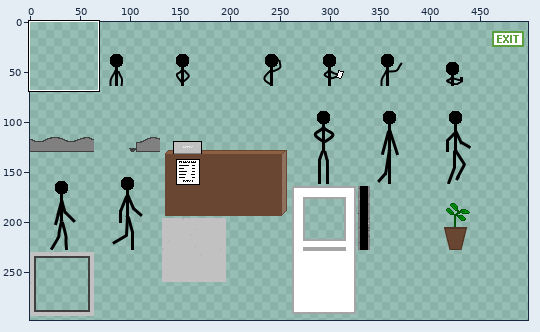
Two states of a sprite sheet, GMTK2024.Shared/Content/Background.png. Above: a wide view before the commit, with the close-up outlined.
Close-up. The starting point:
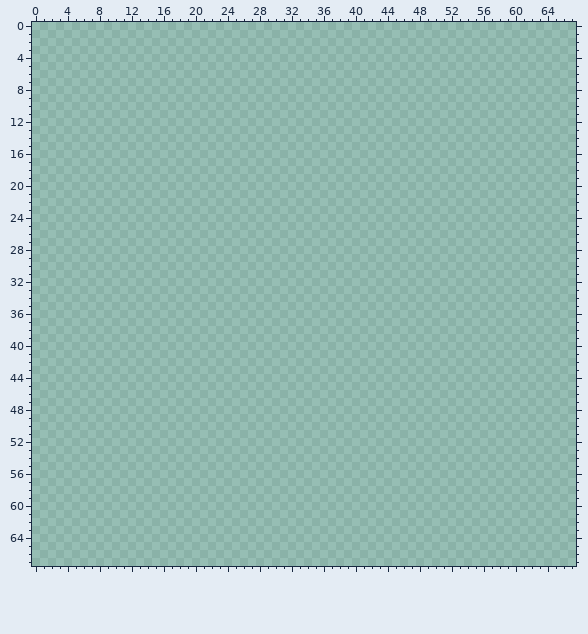
The file is 512x512 pixels. Pixels under 10% opacity are left out. Colours within 5 levels of each other are drawn and written as one. Shown: x 0..67, y 0..67. The old version is drawn lined up with the new one. The wide view leaves out empty margins.
And afterwards:
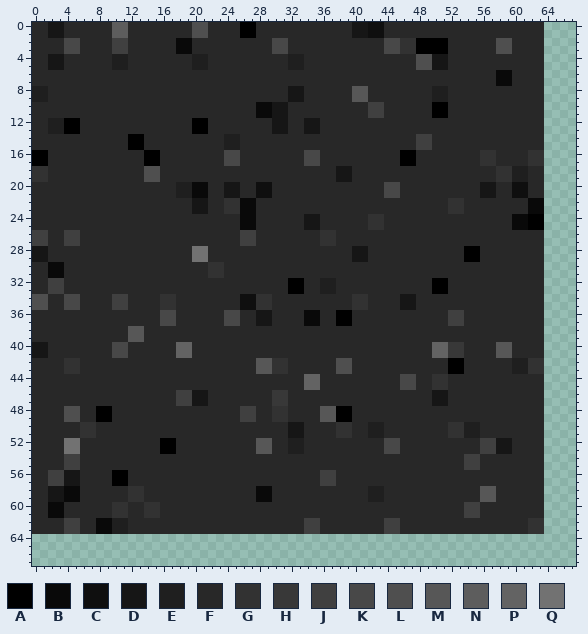
Palette (. is transparent): A #000000  B #090909  C #0f0f0f  D #161616  E #1f1f1f  F #282828  G #323232  H #383838  J #404040  K #484848  L #4f4f4f  M #575757  N #5d5d5d  P #636363  Q #727272
From old to new:
drawings rearranged on the sheet (the old picture shows each at its new place)
Changed rows in their new state; - is an unchanged pixel.
first column x 0:
 0 FFDDFFFFFFNNFFFFFFFFLLFFFFAAFFFFFFFFFFFFDDCCFFFFFFFFFFFFFFFFFFFF
 1 FFDDFFFFFFNNFFFFFFFFLLFFFFAAFFFFFFFFFFFFDDCCFFFFFFFFFFFFFFFFFFFF
 2 FFFFKKFFFFJJFFFFFFBBFFFFFFFFFFKKFFFFFFFFFFFFKKGGAAAAFFFFFFLLFFFF
 3 FFFFKKFFFFJJFFFFFFBBFFFFFFFFFFKKFFFFFFFFFFFFKKGGAAAAFFFFFFLLFFFF
 4 FFDDFFFFFFEEFFFFFFFFEEFFFFFFFFFFEEFFFFFFFFFFFFFFLLDDFFFFFFFFFFFF
 5 FFDDFFFFFFEEFFFFFFFFEEFFFFFFFFFFEEFFFFFFFFFFFFFFLLDDFFFFFFFFFFFF
 6 FFFFFFFFFFFFFFFFFFFFFFFFFFFFFFFFFFFFFFFFFFFFFFFFFFFFFFFFFFBBFFFF
 7 FFFFFFFFFFFFFFFFFFFFFFFFFFFFFFFFFFFFFFFFFFFFFFFFFFFFFFFFFFBBFFFF
 8 EEFFFFFFFFFFFFFFFFFFFFFFFFFFFFFFDDFFFFFFMMFFFFFFFFEEFFFFFFFFFFFF
 9 EEFFFFFFFFFFFFFFFFFFFFFFFFFFFFFFDDFFFFFFMMFFFFFFFFEEFFFFFFFFFFFF
10 FFFFFFFFFFFFFFFFFFFFFFFFFFFFBBDDFFFFFFFFFFJJFFFFFFAAFFFFFFFFFFFF
11 FFFFFFFFFFFFFFFFFFFFFFFFFFFFBBDDFFFFFFFFFFJJFFFFFFAAFFFFFFFFFFFF
12 FFEEAAFFFFFFFFFFFFFFAAFFFFFFFFDDFFDDFFFFFFFFFFFFFFFFFFFFFFFFFFFF
13 FFEEAAFFFFFFFFFFFFFFAAFFFFFFFFDDFFDDFFFFFFFFFFFFFFFFFFFFFFFFFFFF
14 FFFFFFFFFFFFAAFFFFFFFFFFEEFFFFFFFFFFFFFFFFFFFFFFJJFFFFFFFFFFFFFF
15 FFFFFFFFFFFFAAFFFFFFFFFFEEFFFFFFFFFFFFFFFFFFFFFFJJFFFFFFFFFFFFFF
16 AAFFFFFFFFFFFFAAFFFFFFFFKKFFFFFFFFKKFFFFFFFFFFAAFFFFFFFFGGFFFFGG
17 AAFFFFFFFFFFFFAAFFFFFFFFKKFFFFFFFFKKFFFFFFFFFFAAFFFFFFFFGGFFFFGG
18 GGFFFFFFFFFFFFLLFFFFFFFFFFFFFFFFFFFFFFDDFFFFFFFFFFFFFFFFFFGGEEFF
19 GGFFFFFFFFFFFFLLFFFFFFFFFFFFFFFFFFFFFFDDFFFFFFFFFFFFFFFFFFGGEEFF
20 FFFFFFFFFFFFFFFFFFEEBBFFDDFFCCFFFFFFFFFFFFFFKKFFFFFFFFFFDDFFCCFF
21 FFFFFFFFFFFFFFFFFFEEBBFFDDFFCCFFFFFFFFFFFFFFKKFFFFFFFFFFDDFFCCFF
22 FFFFFFFFFFFFFFFFFFFFDDFFGGBBFFFFFFFFFFFFFFFFFFFFFFFFGGFFFFFFFFBB
23 FFFFFFFFFFFFFFFFFFFFDDFFGGBBFFFFFFFFFFFFFFFFFFFFFFFFGGFFFFFFFFBB
24 FFFFFFFFFFFFFFFFFFFFFFFFFFBBFFFFFFDDFFFFFFGGFFFFFFFFFFFFFFFFBBAA
25 FFFFFFFFFFFFFFFFFFFFFFFFFFBBFFFFFFDDFFFFFFGGFFFFFFFFFFFFFFFFBBAA
26 JJFFJJFFFFFFFFFFFFFFFFFFFFJJFFFFFFFFGGFFFFFFFFFFFFFFFFFFFFFFFFFF
27 JJFFJJFFFFFFFFFFFFFFFFFFFFJJFFFFFFFFGGFFFFFFFFFFFFFFFFFFFFFFFFFF
28 DDFFFFFFFFFFFFFFFFFFQQFFFFFFFFFFFFFFFFFFDDFFFFFFFFFFFFAAFFFFFFFF
29 DDFFFFFFFFFFFFFFFFFFQQFFFFFFFFFFFFFFFFFFDDFFFFFFFFFFFFAAFFFFFFFF
30 FFBBFFFFFFFFFFFFFFFFFFGGFFFFFFFFFFFFFFFFFFFFFFFFFFFFFFFFFFFFFFFF
31 FFBBFFFFFFFFFFFFFFFFFFGGFFFFFFFFFFFFFFFFFFFFFFFFFFFFFFFFFFFFFFFF
32 FFJJFFFFFFFFFFFFFFFFFFFFFFFFFFFFAAFFEEFFFFFFFFFFFFAAFFFFFFFFFFFF
33 FFJJFFFFFFFFFFFFFFFFFFFFFFFFFFFFAAFFEEFFFFFFFFFFFFAAFFFFFFFFFFFF
34 LLFFKKFFFFJJFFFFGGFFFFFFFFCCGGFFFFFFFFFFGGFFFFDDFFFFFFFFFFFFFFFF
35 LLFFKKFFFFJJFFFFGGFFFFFFFFCCGGFFFFFFFFFFGGFFFFDDFFFFFFFFFFFFFFFF
36 FFFFFFFFFFFFFFFFKKFFFFFFKKFFDDFFFFBBFFAAFFFFFFFFFFFFJJFFFFFFFFFF
37 FFFFFFFFFFFFFFFFKKFFFFFFKKFFDDFFFFBBFFAAFFFFFFFFFFFFJJFFFFFFFFFF
38 FFFFFFFFFFFFMMFFFFFFFFFFFFFFFFFFFFFFFFFFFFFFFFFFFFFFFFFFFFFFFFFF
39 FFFFFFFFFFFFMMFFFFFFFFFFFFFFFFFFFFFFFFFFFFFFFFFFFFFFFFFFFFFFFFFF
40 DDFFFFFFFFKKFFFFFFPPFFFFFFFFFFFFFFFFFFFFFFFFFFFFFFPPHHFFFFMMFFFF
41 DDFFFFFFFFKKFFFFFFPPFFFFFFFFFFFFFFFFFFFFFFFFFFFFFFPPHHFFFFMMFFFF
42 FFFFGGFFFFFFFFFFFFFFFFFFFFFFMMGGFFFFFFLLFFFFFFFFFFFFAAFFFFFFEEGG
43 FFFFGGFFFFFFFFFFFFFFFFFFFFFFMMGGFFFFFFLLFFFFFFFFFFFFAAFFFFFFEEGG
44 FFFFFFFFFFFFFFFFFFFFFFFFFFFFFFFFFFPPFFFFFFFFFFKKFFGGFFFFFFFFFFFF
45 FFFFFFFFFFFFFFFFFFFFFFFFFFFFFFFFFFPPFFFFFFFFFFKKFFGGFFFFFFFFFFFF
46 FFFFFFFFFFFFFFFFFFJJDDFFFFFFFFHHFFFFFFFFFFFFFFFFFFDDFFFFFFFFFFFF
47 FFFFFFFFFFFFFFFFFFJJDDFFFFFFFFHHFFFFFFFFFFFFFFFFFFDDFFFFFFFFFFFF
48 FFFFLLFFAAFFFFFFFFFFFFFFFFJJFFGGFFFFMMAAFFFFFFFFFFFFFFFFFFFFFFFF
49 FFFFLLFFAAFFFFFFFFFFFFFFFFJJFFGGFFFFMMAAFFFFFFFFFFFFFFFFFFFFFFFF
50 FFFFFFGGFFFFFFFFFFFFFFFFFFFFFFFFDDFFFFGGFFEEFFFFFFFFGGEEFFFFFFFF
51 FFFFFFGGFFFFFFFFFFFFFFFFFFFFFFFFDDFFFFGGFFEEFFFFFFFFGGEEFFFFFFFF
52 FFFFQQFFFFFFFFFFAAFFFFFFFFFFMMFFEEFFFFFFFFFFKKFFFFFFFFFFJJDDFFFF
53 FFFFQQFFFFFFFFFFAAFFFFFFFFFFMMFFEEFFFFFFFFFFKKFFFFFFFFFFJJDDFFFF
54 FFFFJJFFFFFFFFFFFFFFFFFFFFFFFFFFFFFFFFFFFFFFFFFFFFFFFFJJFFFFFFFF
55 FFFFJJFFFFFFFFFFFFFFFFFFFFFFFFFFFFFFFFFFFFFFFFFFFFFFFFJJFFFFFFFF
56 FFJJDDFFFFAAFFFFFFFFFFFFFFFFFFFFFFFFJJFFFFFFFFFFFFFFFFFFFFFFFFFF
57 FFJJDDFFFFAAFFFFFFFFFFFFFFFFFFFFFFFFJJFFFFFFFFFFFFFFFFFFFFFFFFFF
58 FFDDBBFFFFFFGGFFFFFFFFFFFFFFBBFFFFFFFFFFFFEEFFFFFFFFFFFFMMFFFFFF
59 FFDDBBFFFFFFGGFFFFFFFFFFFFFFBBFFFFFFFFFFFFEEFFFFFFFFFFFFMMFFFFFF
60 FFBBFFFFFFGGFFGGFFFFFFFFFFFFFFFFFFFFFFFFFFFFFFFFFFFFFFJJFFFFFFFF
61 FFBBFFFFFFGGFFGGFFFFFFFFFFFFFFFFFFFFFFFFFFFFFFFFFFFFFFJJFFFFFFFF
62 FFFFJJFFBBEEFFFFFFFFFFFFFFFFFFFFFFJJFFFFFFFFJJFFFFFFFFFFFFFFFFGG
63 FFFFJJFFBBEEFFFFFFFFFFFFFFFFFFFFFFJJFFFFFFFFJJFFFFFFFFFFFFFFFFGG
Changed places in both close-ups, as pixel boxes (x1, y1, x2, y2):
added: (32, 22, 544, 534)
